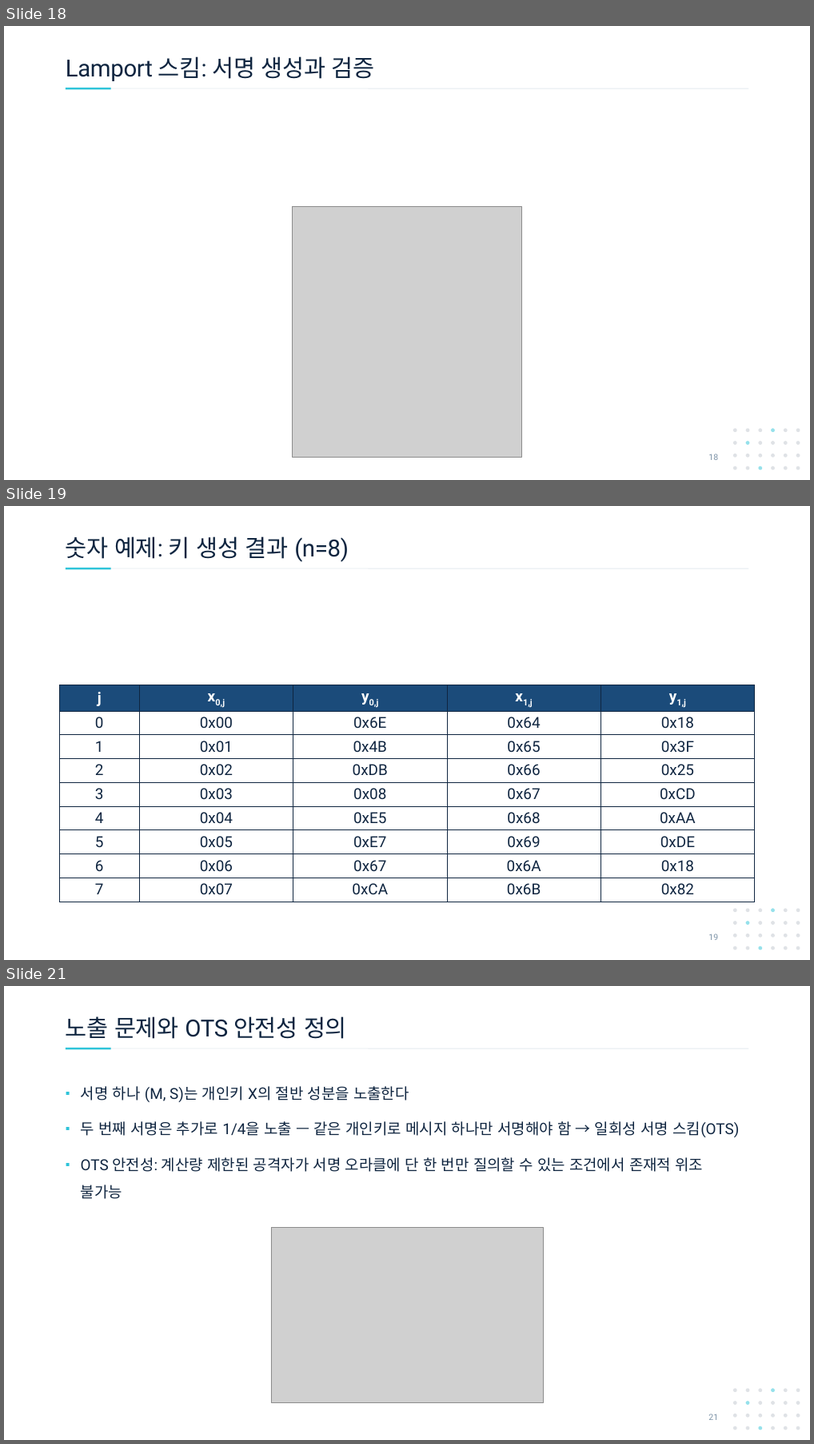
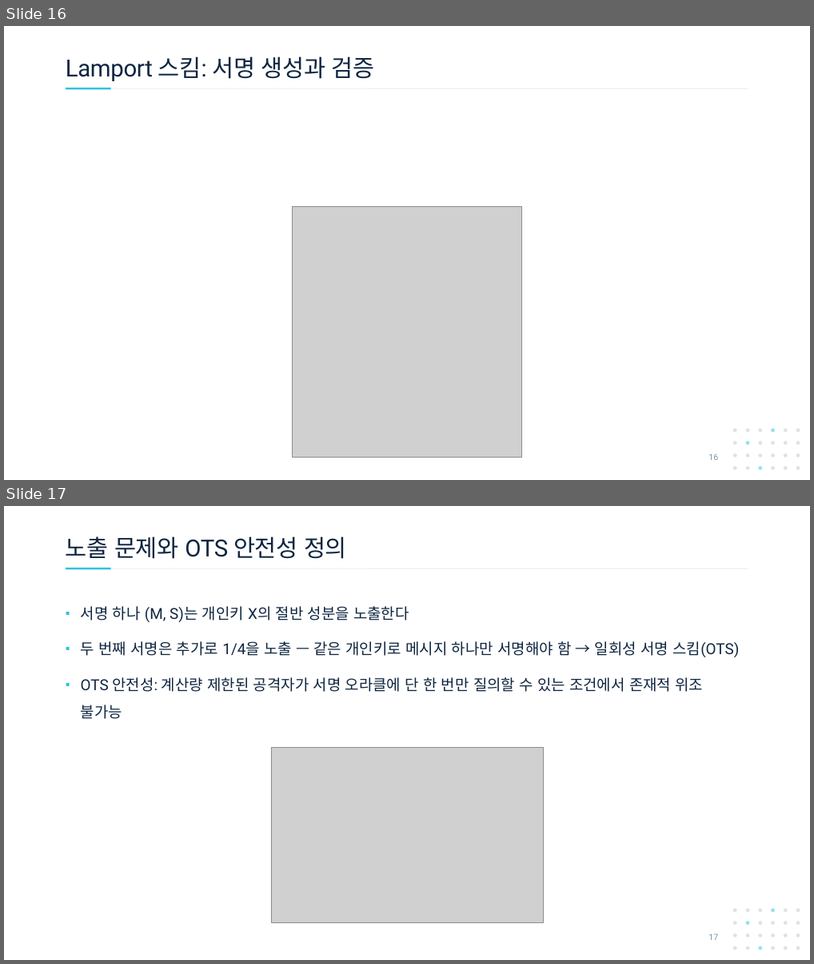
Before and after one commit to giyuubin/PQC, a slide deck: presentation/0909_15_Hash-Functions-and-Lamport-OTS.pptx. Shown one above the other, each under a label of ours: slides 18, 19 and 21 before the commit, slides 16 and 17 after it; the slides between them are not shown. The pictures are 814x1444 and 814x964 pixels, drawn with LibreOffice and Linux fonts; fonts in the diff are those of the drawing; grey boxes stand for pictures. Boxes give left, top, right and bottom in pixels: in the first picture for what was removed or moved away, otherwise in the second. Text is boxed around its words. In the diff, an @@ line names an element or a change of style, - is before the commit and + after.

Commit message:
docs: 토이 예제 삭제

```diff
--- a/presentation/0909_15_Hash-Functions-and-Lamport-OTS.pptx
+++ b/presentation/0909_15_Hash-Functions-and-Lamport-OTS.pptx
@@ slide 19 removed at (x1=4, y1=506, x2=810, y2=960), background #FFFFFF; not listed: 26 template elements that a slide beside it also shows @@
@@ title removed at (x1=66, y1=536, x2=349, y2=562) @@
-숫자 예제: 키 생성 결과 (n=8)
@@ table removed at (x1=60, y1=685, x2=754, y2=903), 9 rows, 5 columns @@
-j | x0,j | y0,j | x1,j | y1,j
-0 | 0x00 | 0x6E | 0x64 | 0x18
-1 | 0x01 | 0x4B | 0x65 | 0x3F
-2 | 0x02 | 0xDB | 0x66 | 0x25
-3 | 0x03 | 0x08 | 0x67 | 0xCD
-4 | 0x04 | 0xE5 | 0x68 | 0xAA
-5 | 0x05 | 0xE7 | 0x69 | 0xDE
-6 | 0x06 | 0x67 | 0x6A | 0x18
-7 | 0x07 | 0xCA | 0x6B | 0x82
@@ page number removed at (x1=709, y1=933, x2=718, y2=940) @@
-19
@@ what was slide 18 is now slide 16 @@
@@ what was slide 21 is now slide 17 @@
@@ page number at (x1=709, y1=933, x2=718, y2=940): text changed @@
-21
+17
```
Also in this commit, not shown: 3 other slides removed.
